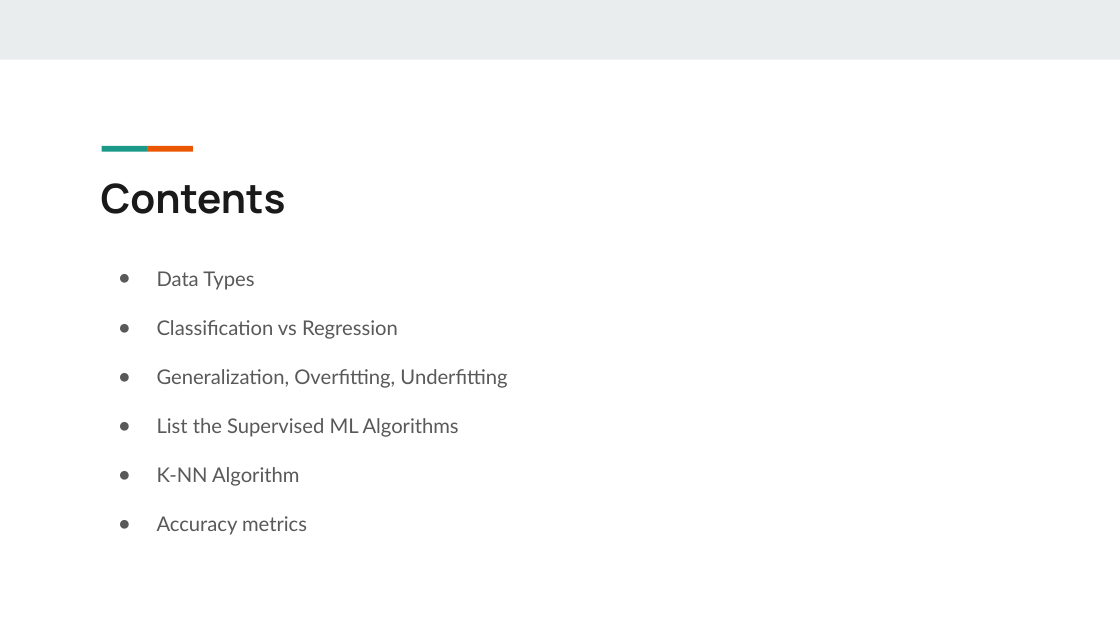
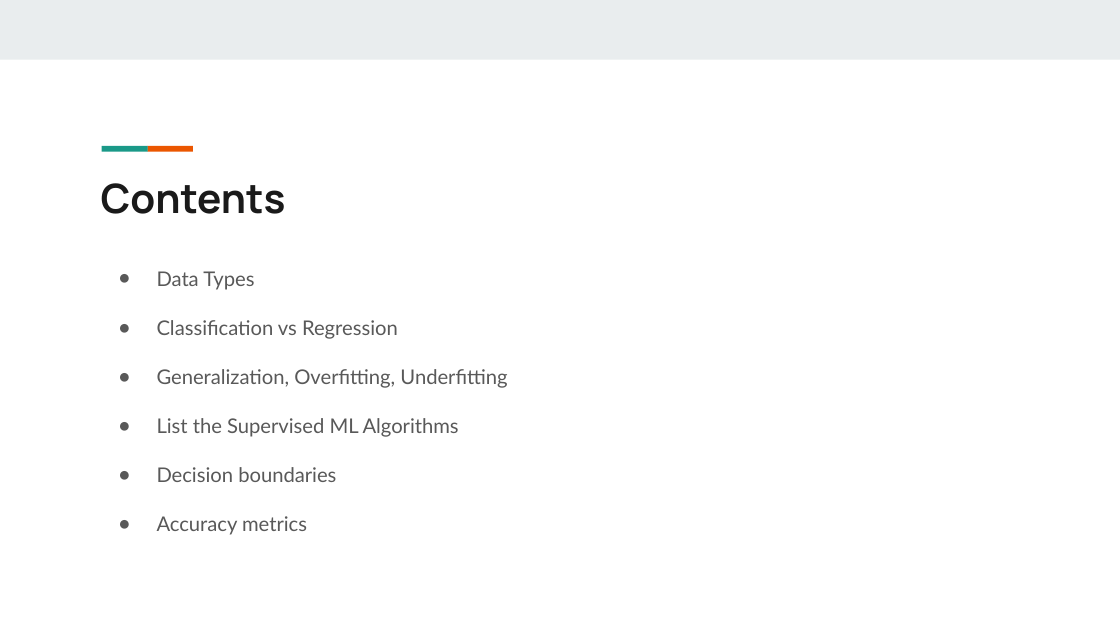
Before and after one commit to ameyyadav09/supervisedLearning, a slide deck: slide 2 of SupervisedLearning/Supervised Learning.odp. Drawn at 1120x630 pixels with LibreOffice and Linux fonts; fonts in the diff are those of the drawing. Boxes give left, top, right and bottom in pixels: in the first picture for what was removed or moved away, otherwise in the second. Text is boxed around its words. In the diff, an @@ line names an element or a change of style, - is before the commit and + after.

Commit message:
week 1 contents

```diff
--- a/SupervisedLearning/Supervised Learning.odp
+++ b/SupervisedLearning/Supervised Learning.odp
@@ text at box(157, 467, 336, 482): text changed @@
-● K-NN Algorithm
+● Decision boundaries
```
Also in this commit, not shown: 5 other slides changed, 1 other file.
